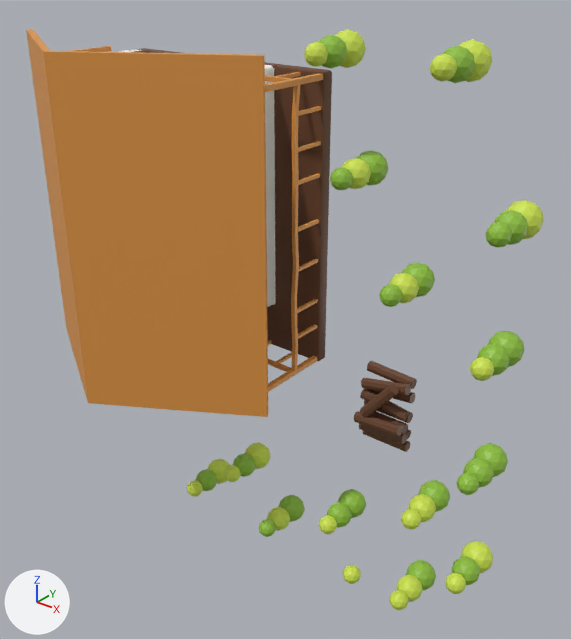
An edit to the FBX model Learn-DOTS-City-Builder/Assets/3DModels/Map/House/Simple_House_02.fbx, drawn before and after from the same camera.
One viewpoint serves both versions: a 50 mm lens placed at (3.59, -2.07, 7.2), pointed at (2.09, -0.2, 6.04). Every picture has the same lights, and +X, +Y and +Z are marked at lower left. Where no turn or scale is listed for an object, it has been applied to the vertices. Vertices at the same position are counted once.

The scene before the commit, as lines of its bpy script (objects in view):
```python
me_plane_010 = bpy.data.meshes.new('Plane.010')
me_plane_010.from_pydata(...)  # 2646 vertices, 3873 faces; spans x -0.96..0.85, y -0.66..0.01, z -0.95..0.95
# faces by material slot: [205, 415, 20, 8, 1575, 1650]
me_plane_010.materials.append(mat_building_roof)  # orange #e79b47
me_plane_010.materials.append(mat_building_base)  # brown #6a442c
me_plane_010.materials.append(mat_building_wall)  # white #ffffff
me_plane_010.materials.append(mat_building_window)  # blue #66bce7
me_plane_010.materials.append(mat_buildng_bush_01)  # green #d1e74f
me_plane_010.materials.append(mat_buildng_bush_02)  # green #90c23d
ob_simple_house_01_02 = bpy.data.objects.new('Simple_House_01_02', me_plane_010)
ob_simple_house_01_02.location = (2.0, 0.0, 6.0)
```
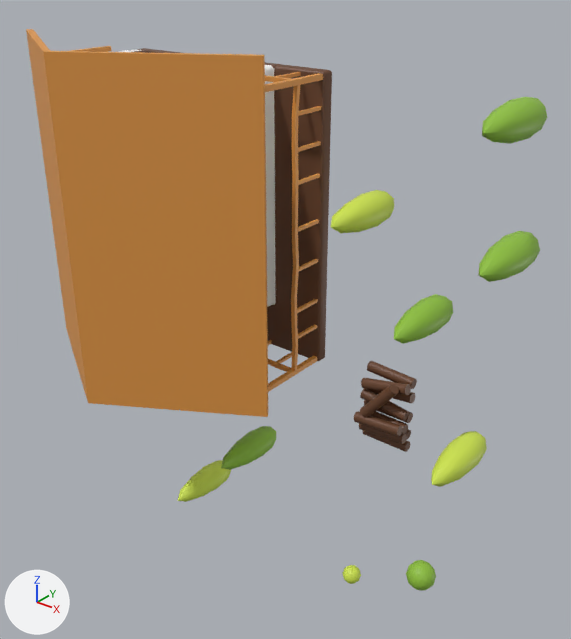
The change, as JSON lines over the scene's bpy script:
```json
{"block": "me_plane_010", "where": "# used by ob_simple_house_01_02; location = (2.0, 0.0, 6.0)"}
{"op": "remove", "block": "me_plane_010", "code": "me_plane_010.from_pydata(...)  # 2646 vertices, 3873 faces; spans x -0.96..0.85, y -0.66..0.01, z -0.95..0.95"}
{"op": "add", "block": "me_plane_010", "code": "me_plane_010.from_pydata(...)  # 1252 vertices, 1323 faces; spans x -0.96..0.86, y -0.66..0.01, z -0.95..0.9"}
{"block": "me_plane_010", "change": "me_plane_010 part 1: a new loose piece of 41 vertices spanning x 0.72..0.83, y -0.3..0.0, z 0.72..0.83, in mat_buildng_bush_02 (green #90c23d)"}
{"block": "me_plane_010", "change": "me_plane_010 part 2: a new loose piece of 41 vertices spanning x 0.76..0.86, y -0.3..0.0, z 0.36..0.47, in mat_buildng_bush_02 (green #90c23d)"}
{"block": "me_plane_010", "change": "me_plane_010 part 3: a new loose piece of 41 vertices spanning x 0.52..0.62, y -0.3..0.0, z 0.11..0.21, in mat_buildng_bush_02 (green #90c23d)"}
{"block": "me_plane_010", "change": "me_plane_010 part 4: a new loose piece of 41 vertices spanning x -0.19..-0.09, y -0.3..0.0, z -0.67..-0.56, in mat_buildng_bush_02 (green #90c23d)"}
{"block": "me_plane_010", "change": "me_plane_010 part 5: a new loose piece of 41 vertices spanning x 0.29..0.39, y -0.3..0.0, z 0.39..0.5, in mat_buildng_bush_01 (green #d1e74f)"}
{"block": "me_plane_010", "change": "me_plane_010 part 6: 39 loose pieces with 1599 vertices, spanning x -0.44..0.85, y -0.24..0.0, z -0.95..0.95, are deleted"}
{"block": "me_plane_010", "change": "me_plane_010 part 7"}
{"block": "me_plane_010", "change": "10 vertices in x -0.45..-0.35, y -0.08..-0.07, z -0.95..-0.85 move by (0.0, -0.11, 0.0)"}
{"block": "me_plane_010", "change": "10 vertices in x -0.45..-0.35, y -0.05, z -0.95..-0.85 move by (0.0, -0.05, 0.0)"}
{"block": "me_plane_010", "change": "5 vertices in x -0.45..-0.36, y -0.02, z -0.95..-0.85 move by (0.0, -0.02, 0.0)"}
{"block": "me_plane_010", "change": "5 vertices in x -0.44..-0.35, y -0.02, z -0.94..-0.86 move by (0.0, -0.01, 0.0)"}
{"block": "me_plane_010", "change": "5 vertices in x -0.42..-0.37, y -0.09, z -0.93..-0.87 move by (0.0, -0.17, 0.0)"}
{"block": "me_plane_010", "change": "1 vertex moves from x -0.4, y -0.1, z -0.9 to x -0.4, y -0.3, z -0.9"}
{"block": "me_plane_010", "change": "me_plane_010 part 8"}
{"block": "me_plane_010", "change": "39 vertices are removed from x 0.77..0.83, y -0.24..-0.17, z -0.33..-0.27"}
{"block": "me_plane_010", "change": "75 faces are deleted"}
{"block": "me_plane_010", "change": "1 vertex moves within x 0.78, y -0.18, z -0.28"}
{"block": "me_plane_010", "change": "39 vertices are added at x 0.68..0.78, y -0.3..0.0, z -0.33..-0.22"}
{"block": "me_plane_010", "change": "75 new faces join them, mat_buildng_bush_01 (green #d1e74f)"}
{"block": "me_plane_010", "change": "me_plane_010 part 9: the surface is now shaded smooth"}
```

Changed parts and their boxes (x1, y1, x2, y2) in the pictures (571 x 639 px; the box of a moved part takes in the faces that stretch with it):
```json
{"object": "Simple_House_01_02", "change": "reshaped", "before": [26, 29, 544, 610], "after": [26, 29, 547, 591]}
{"part": 1, "of": "me_plane_010", "change": "added", "after": [482, 97, 547, 144], "on screen": "green"}
{"part": 2, "of": "me_plane_010", "change": "added", "after": [478, 231, 540, 282], "on screen": "green"}
{"part": 3, "of": "me_plane_010", "change": "added", "after": [394, 294, 453, 344], "on screen": "green"}
{"part": 4, "of": "me_plane_010", "change": "added", "after": [221, 426, 276, 470], "on screen": "green"}
{"part": 5, "of": "me_plane_010", "change": "added", "after": [331, 190, 394, 233], "on screen": "green"}
{"part": 6, "of": "me_plane_010", "change": "deleted", "before": [187, 29, 544, 610], "on screen": "green"}
{"part": 7, "of": "me_plane_010", "change": "moved or reshaped", "before": [208, 458, 230, 484], "after": [177, 460, 231, 502]}
{"part": 8, "of": "me_plane_010", "change": "moved or reshaped", "before": [457, 473, 479, 495], "after": [431, 431, 487, 487]}
```
